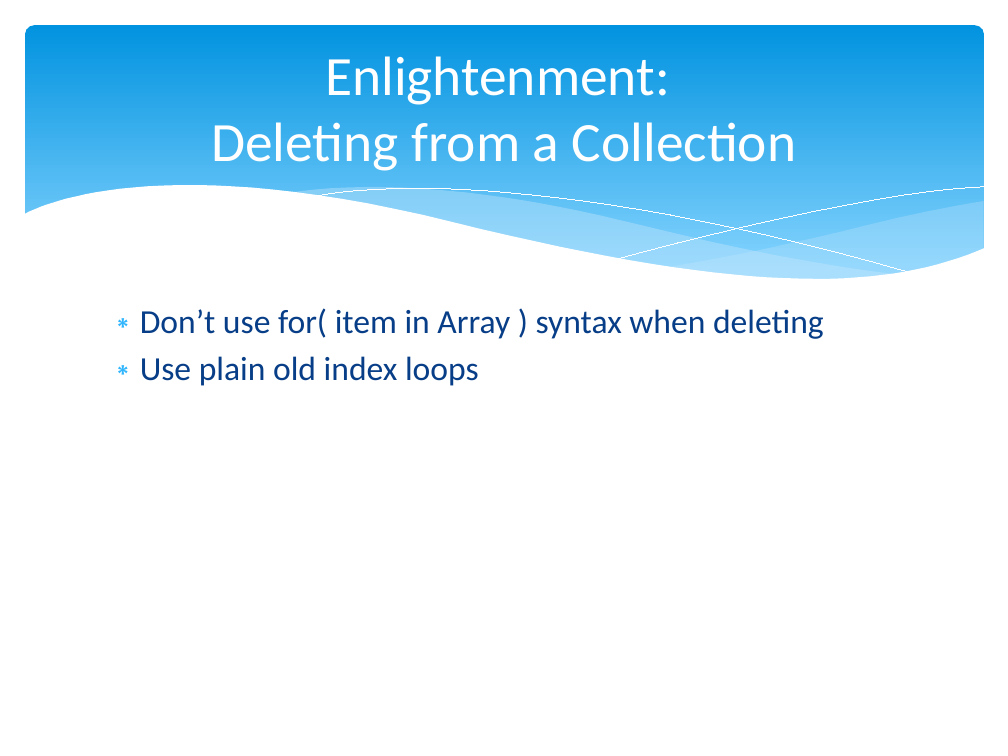
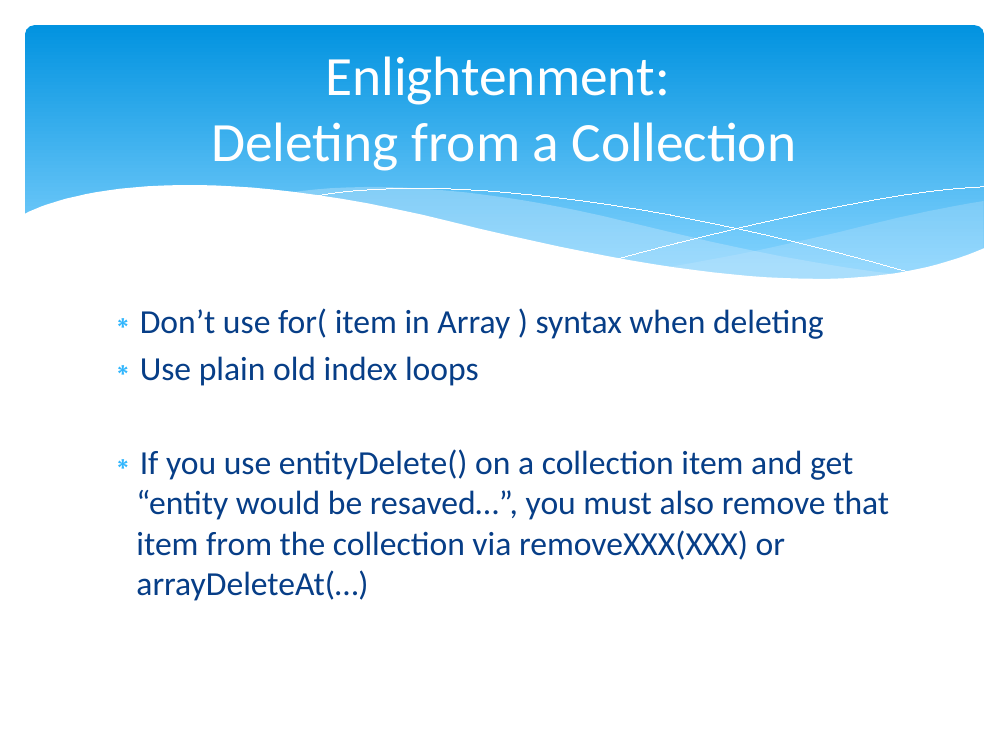
Before and after one commit to marcesher/mxunit-cfmeetups, a slide deck: slide 49 of CFObjective_ORMZen/preso/orm_zen.ppt.pptx. Drawn at 1008x756 pixels with LibreOffice and Linux fonts; fonts in the diff are those of the drawing. Boxes give left, top, right and bottom in pixels: in the first picture for what was removed or moved away, otherwise in the second. Text is boxed around its words. In the diff, an @@ line names an element or a change of style, - is before the commit and + after.

```diff
--- a/CFObjective_ORMZen/preso/orm_zen.ppt.pptx
+++ b/CFObjective_ORMZen/preso/orm_zen.ppt.pptx
@@ text at [136,449,889,601]: paragraph added @@
+∗ If you use entityDelete() on a collection item and get “entity would be resaved…”, you must also remove that item from the collection via removeXXX(XXX) or arrayDeleteAt(…)
```
Also in this commit, not shown: 6 other slides changed.
